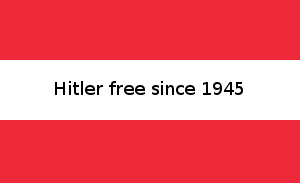
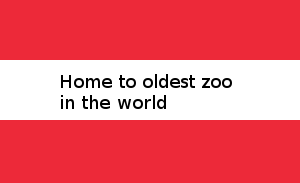
Layer changes from the first (300, 183) image to the second:
renamed "Hitler free since 1945" to "Home to oldest zoo ...", painted on it over box(55, 74, 243, 109)
